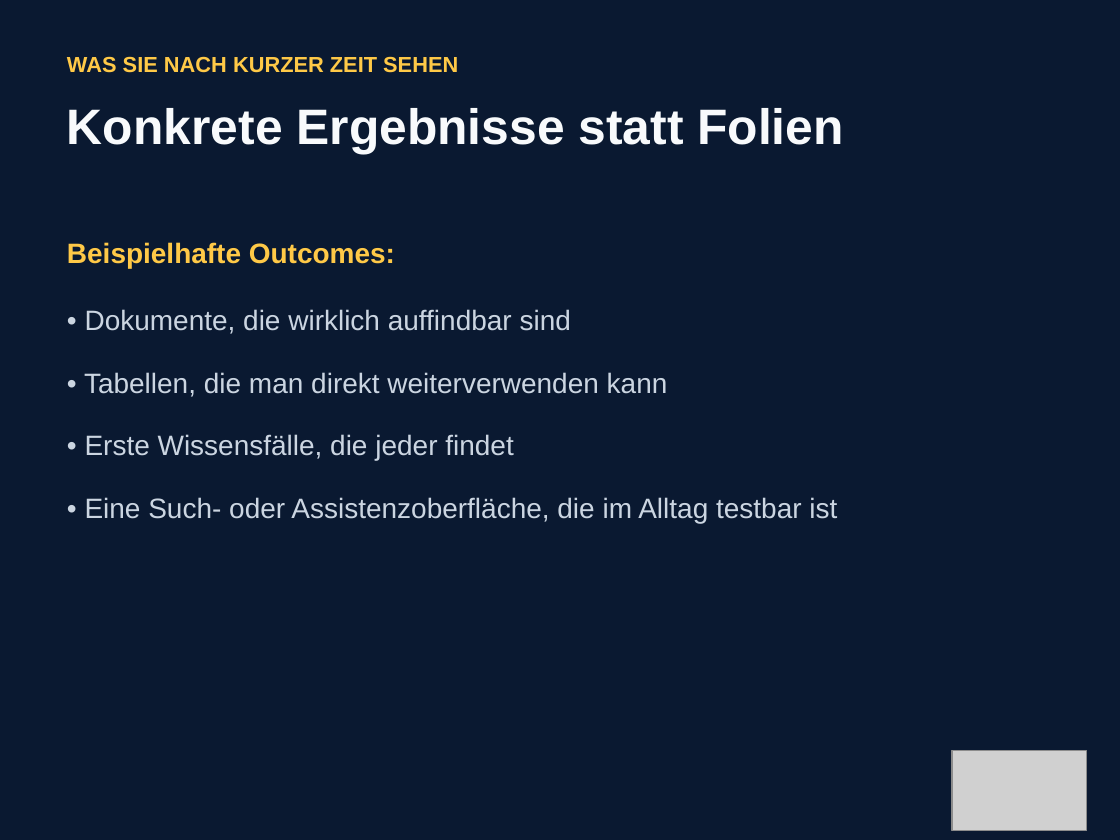
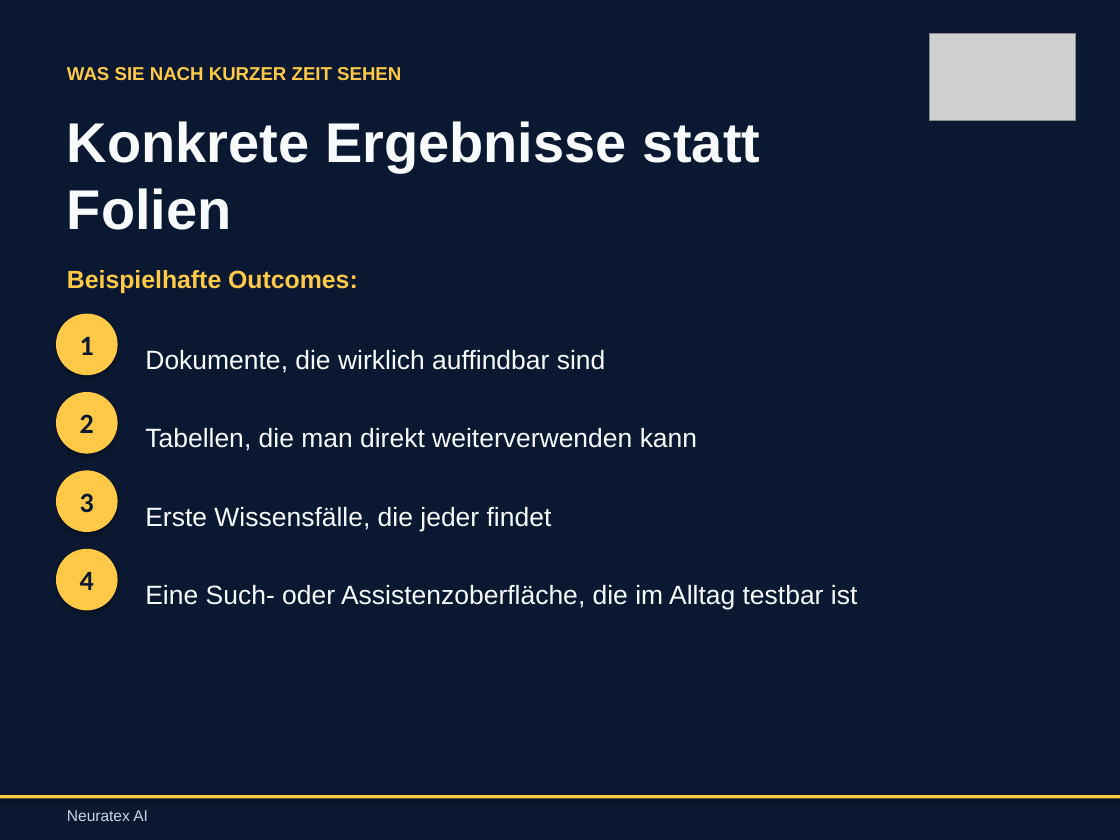
Before and after one commit to philxnovatex/ki-beratung_website, a slide deck: slide 13 of presentations/Neuratex_AI_Praesentation.pptx. Drawn at 1120x840 pixels with LibreOffice and Linux fonts; fonts in the diff are those of the drawing; grey boxes stand for pictures. Boxes give left, top, right and bottom in pixels: in the first picture for what was removed or moved away, otherwise in the second. Text is boxed around its words. In the diff, an @@ line names an element or a change of style, - is before the commit and + after.

```diff
--- a/presentations/Neuratex_AI_Praesentation.pptx
+++ b/presentations/Neuratex_AI_Praesentation.pptx
@@ text "WAS SIE NACH KURZER ZEIT ..." moved from (x1=67, y1=56, x2=458, y2=73) to (x1=67, y1=67, x2=401, y2=81) @@
@@ text "WAS SIE NACH KURZER ZEIT ..." at (x1=67, y1=67, x2=401, y2=81): size 14 to 12 pt @@
@@ picture resized from (x1=952, y1=750, x2=1086, y2=831) to (x1=930, y1=34, x2=1075, y2=121) @@
@@ text "Konkrete Ergebnisse statt Folien" moved from (x1=67, y1=108, x2=843, y2=155) to (x1=67, y1=121, x2=760, y2=230) @@
@@ text "Konkrete Ergebnisse statt Folien" at (x1=67, y1=121, x2=760, y2=230): size 32 to 36 pt @@
@@ text "Beispielhafte Outcomes:" moved from (x1=67, y1=242, x2=395, y2=268) to (x1=67, y1=270, x2=358, y2=293) @@
@@ text "Beispielhafte Outcomes:" at (x1=67, y1=270, x2=358, y2=293): size 18 to 16 pt; line spacing 1.5 to 1.4 @@
@@ ellipse added at (x1=56, y1=314, x2=118, y2=375), fill #FFC947, 18 pt, text #0A1931, bold @@
+1
@@ text added at (x1=145, y1=349, x2=606, y2=373), 17 pt, text #F8FAFC @@
+Dokumente, die wirklich auffindbar sind
@@ ellipse added at (x1=56, y1=392, x2=118, y2=454), fill #FFC947, 18 pt, text #0A1931, bold @@
+2
@@ text at (x1=145, y1=427, x2=697, y2=451): text changed; size 18 to 17 pt; text colour #CBD5E1 to #F8FAFC @@
-• Dokumente, die wirklich auffindbar sind
-• Tabellen, die man direkt weiterverwenden kann
-• Erste Wissensfälle, die jeder findet
-• Eine Such- oder Assistenzoberfläche, die im Alltag testbar ist
+Tabellen, die man direkt weiterverwenden kann
@@ ellipse added at (x1=56, y1=470, x2=118, y2=532), fill #FFC947, 18 pt, text #0A1931, bold @@
+3
@@ text added at (x1=145, y1=506, x2=552, y2=531), 17 pt, text #F8FAFC @@
+Erste Wissensfälle, die jeder findet
@@ ellipse added at (x1=56, y1=549, x2=118, y2=610), fill #FFC947, 18 pt, text #0A1931, bold @@
+4
@@ text added at (x1=145, y1=584, x2=857, y2=610), 17 pt, text #F8FAFC @@
+Eine Such- oder Assistenzoberfläche, die im Alltag testbar ist
@@ rectangle added at (x1=0, y1=795, x2=1120, y2=799), fill #FFC947 @@
@@ text added at (x1=67, y1=810, x2=148, y2=821), 10 pt, text #CBD5E1 @@
+Neuratex AI
```
Also in this commit, not shown: 14 other slides changed, 1 other file.
